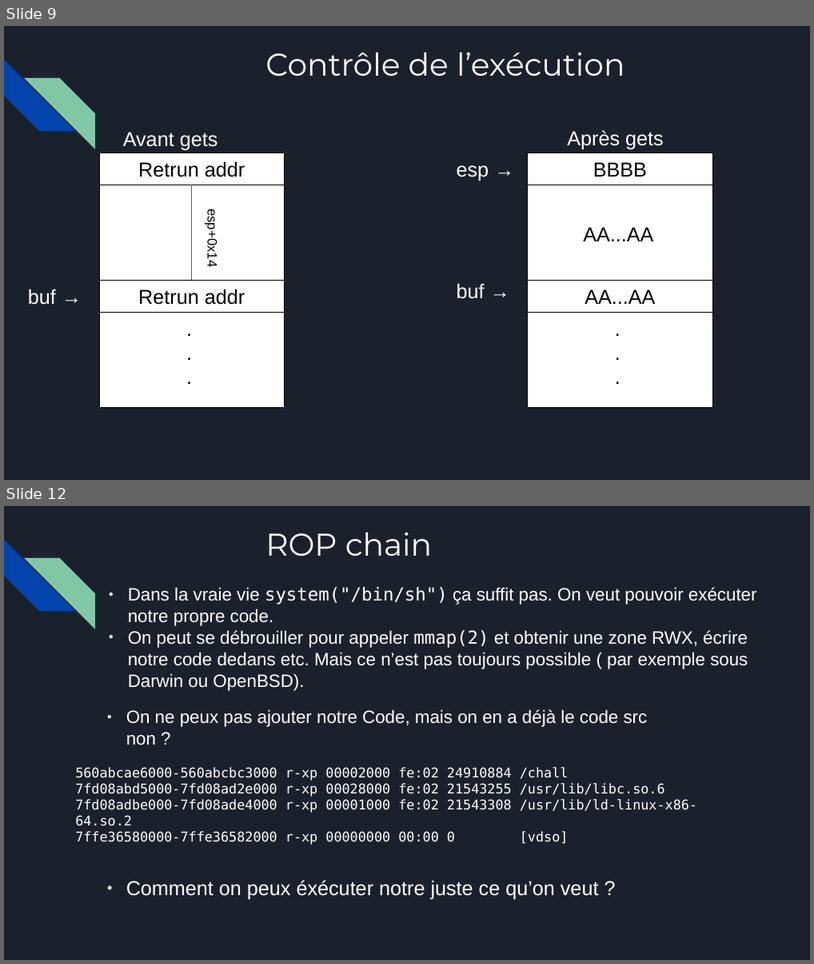
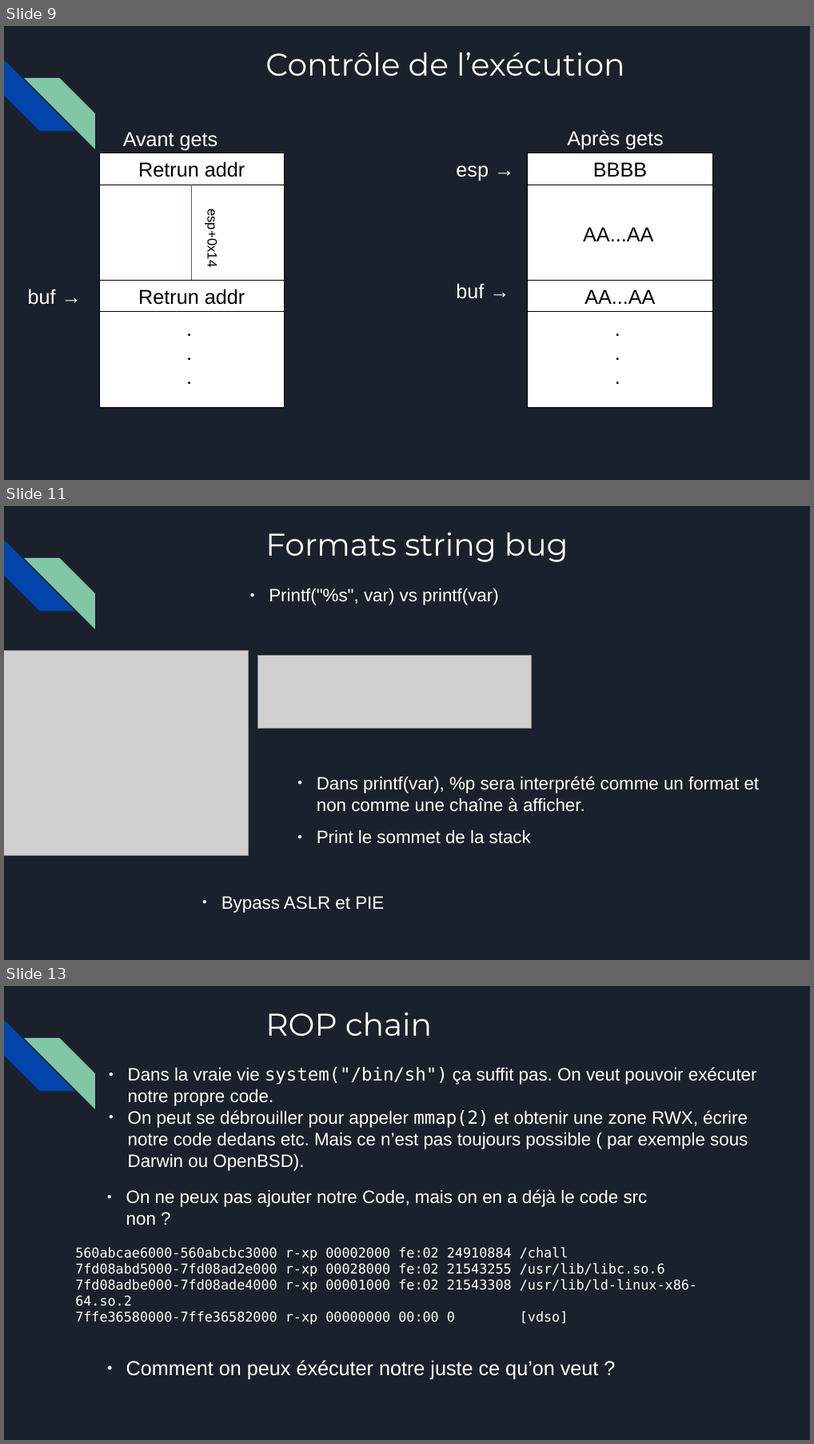
Before and after one commit to azazhe1/Workshop_pwn, a slide deck: Binary_Exploit.pptx. Shown one above the other, each under a label of ours: slides 9 and 12 before the commit, slides 9, 11 and 13 after it; the slides between them are not shown. The pictures are 814x964 and 814x1444 pixels, drawn with LibreOffice and Linux fonts; fonts in the diff are those of the drawing; grey boxes stand for pictures. Boxes give left, top, right and bottom in pixels: in the first picture for what was removed or moved away, otherwise in the second. Text is boxed around its words. In the diff, an @@ line names an element or a change of style, - is before the commit and + after.

```diff
--- a/Binary_Exploit.pptx
+++ b/Binary_Exploit.pptx
@@ slide 11 added at bbox=[4, 506, 810, 960], background #1B212C; not listed: 2 template elements that a slide beside it also shows @@
@@ text added at bbox=[266, 532, 569, 562], 28 pt, text #FFFFFF @@
+Formats string bug
@@ text added at bbox=[269, 588, 499, 605], 16 pt, text #FFFFFF @@
+● Printf("%s", var) vs printf(var)
@@ picture added at bbox=[4, 650, 248, 855] @@
@@ picture added at bbox=[258, 655, 531, 728] @@
@@ text added at bbox=[317, 776, 760, 844], 16 pt, text #FFFFFF @@
+● Dans printf(var), %p sera interprété comme un format et non comme une chaîne à afficher.
+● Print le sommet de la stack
@@ text added at bbox=[222, 896, 384, 912], 16 pt, text #FFFFFF @@
+● Bypass ASLR et PIE
@@ what was slide 12 is now slide 13 @@
```
Also in this commit, not shown: 3 slides changed.
